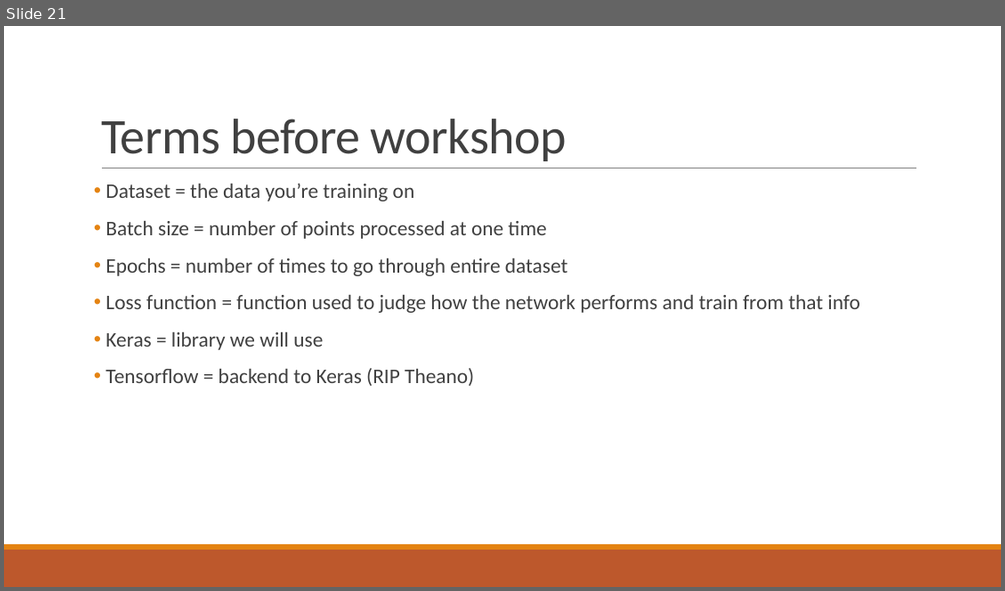
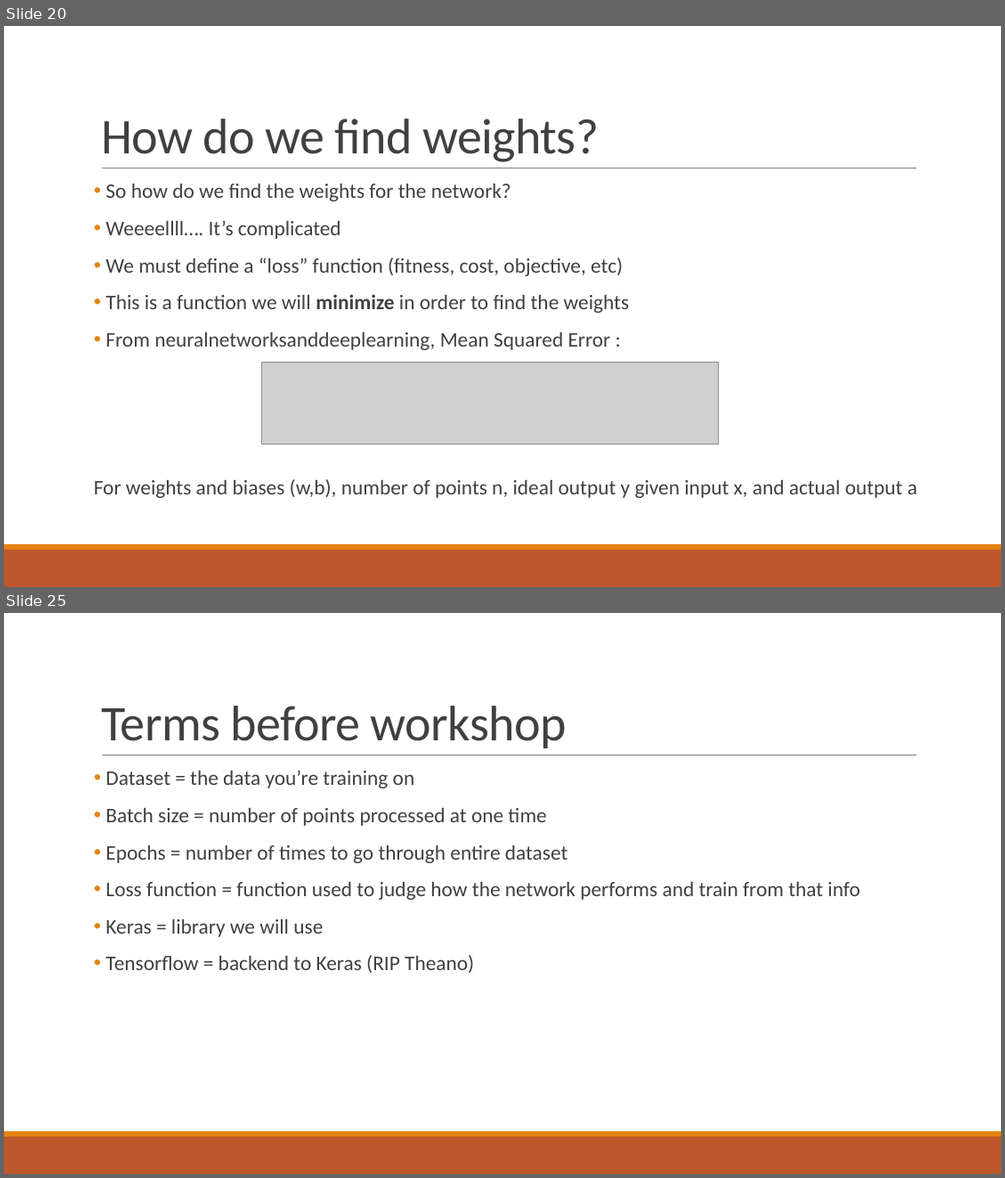
Before and after one commit to santacml/Keras_Talk_IEEE, a slide deck: Talk Files/Yet Another Neural Network Intro (YANNI).pptx. Shown one above the other, each under a label of ours: slide 21 before the commit, slides 20 and 25 after it; the slides between them are not shown. The pictures are 1005x591 and 1005x1178 pixels, drawn with LibreOffice and Linux fonts; fonts in the diff are those of the drawing; grey boxes stand for pictures. Boxes give left, top, right and bottom in pixels: in the first picture for what was removed or moved away, otherwise in the second. Text is boxed around its words. In the diff, an @@ line names an element or a change of style, - is before the commit and + after.

```diff
--- a/Talk Files/Yet Another Neural Network Intro (YANNI).pptx
+++ b/Talk Files/Yet Another Neural Network Intro (YANNI).pptx
@@ slide 20 added at (4,26,1001,587), background #FFFFFF; not listed: 3 template elements that a slide beside it also shows @@
@@ title added at (101,119,599,162), 48 pt, text #404040 @@
+How do we find weights?
@@ text added at (94,184,917,498), 20 pt, text #404040 @@
+• So how do we find the weights for the network?
+• Weeeellll…. It’s complicated
+• We must define a “loss” function (fitness, cost, objective, etc)
+• This is a function we will minimize in order to find the weights
+• From neuralnetworksanddeeplearning, Mean Squared Error :
+For weights and biases (w,b), number of points n, ideal output y given input x, and actual output a
@@ picture added at (261,362,718,444) @@
@@ what was slide 21 is now slide 25 @@
```
Also in this commit, not shown: 15 slides changed, 3 other slides added.
